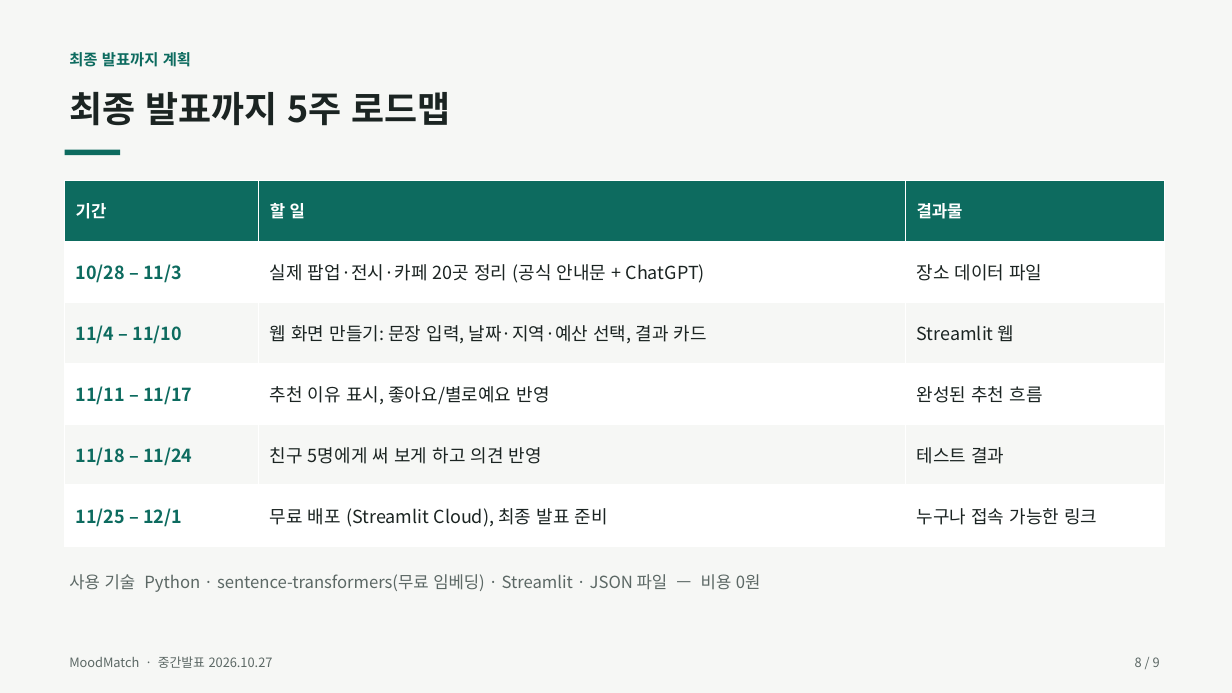
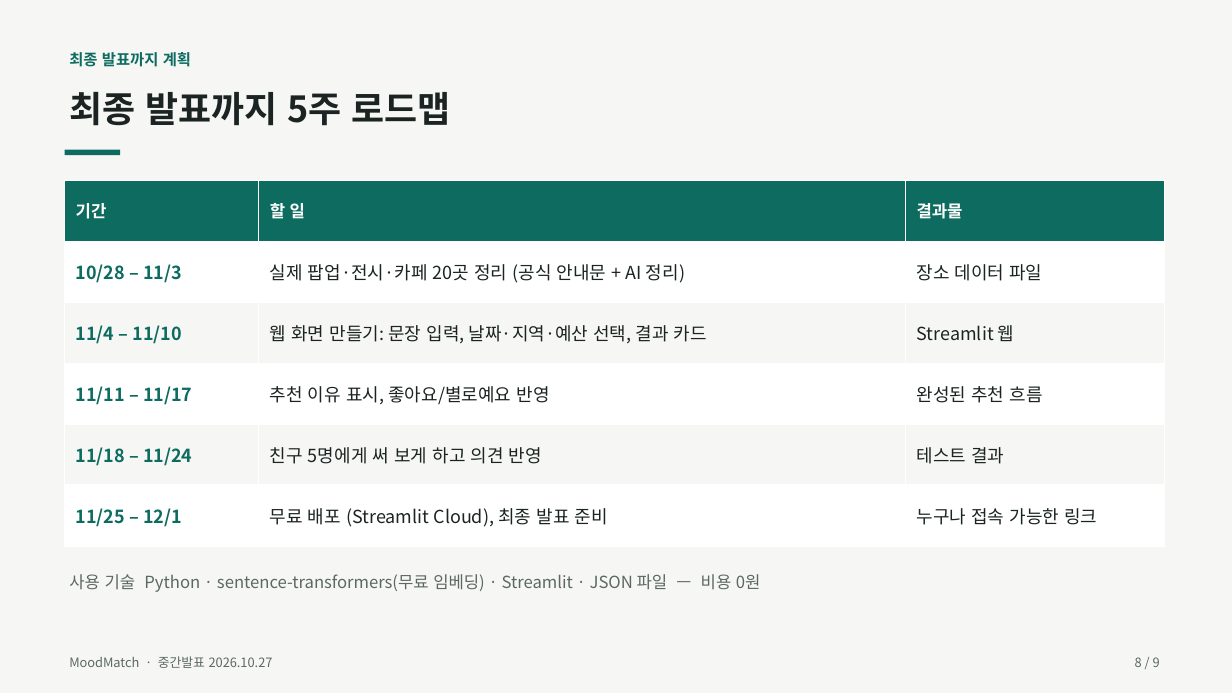
Before and after one commit to junwoo906/MoodMatch, a slide deck: slide 8 of docs/MoodMatch_중간발표.pptx. Drawn at 1232x693 pixels with LibreOffice and Linux fonts; fonts in the diff are those of the drawing. Boxes give left, top, right and bottom in pixels: in the first picture for what was removed or moved away, otherwise in the second. Text is boxed around its words. In the diff, an @@ line names an element or a change of style, - is before the commit and + after.

```diff
--- a/docs/MoodMatch_중간발표.pptx
+++ b/docs/MoodMatch_중간발표.pptx
@@ table at bbox=[65, 180, 1165, 546] @@
-row 2, column 2: 실제 팝업·전시·카페 20곳 정리 (공식 안내문 + ChatGPT)
+row 2, column 2: 실제 팝업·전시·카페 20곳 정리 (공식 안내문 + AI 정리)
```
Also in this commit, not shown: 3 other slides changed, 1 slide added, 1 slide removed, 2 other files.
